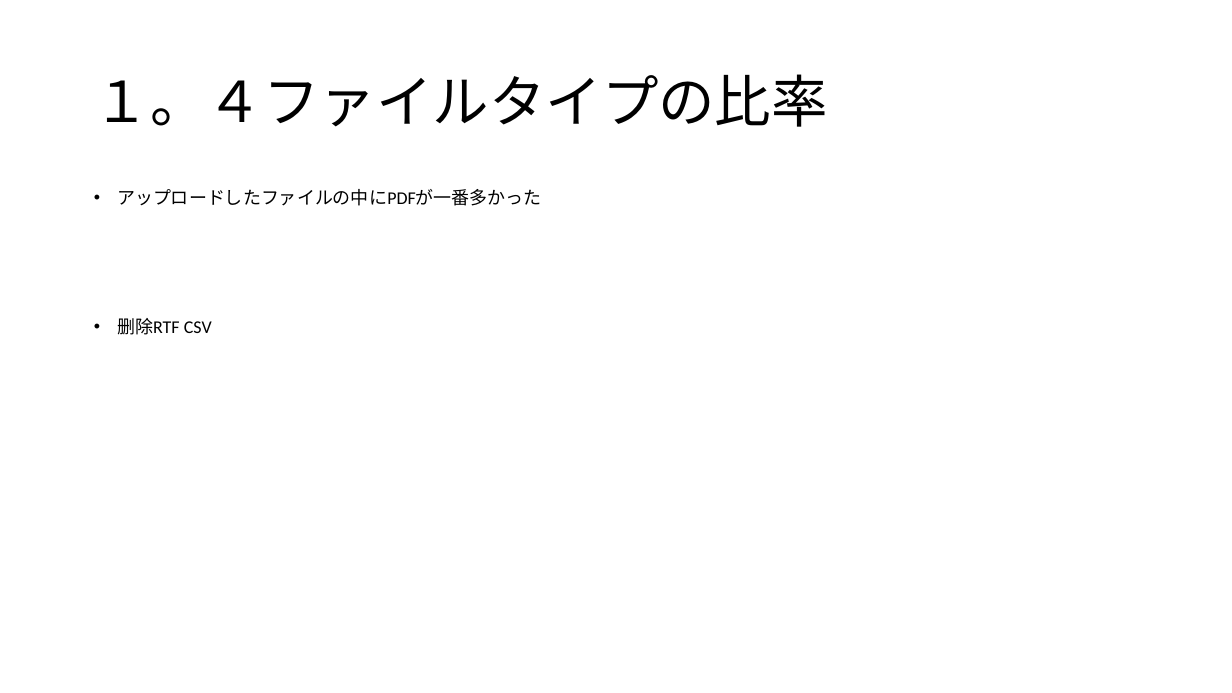
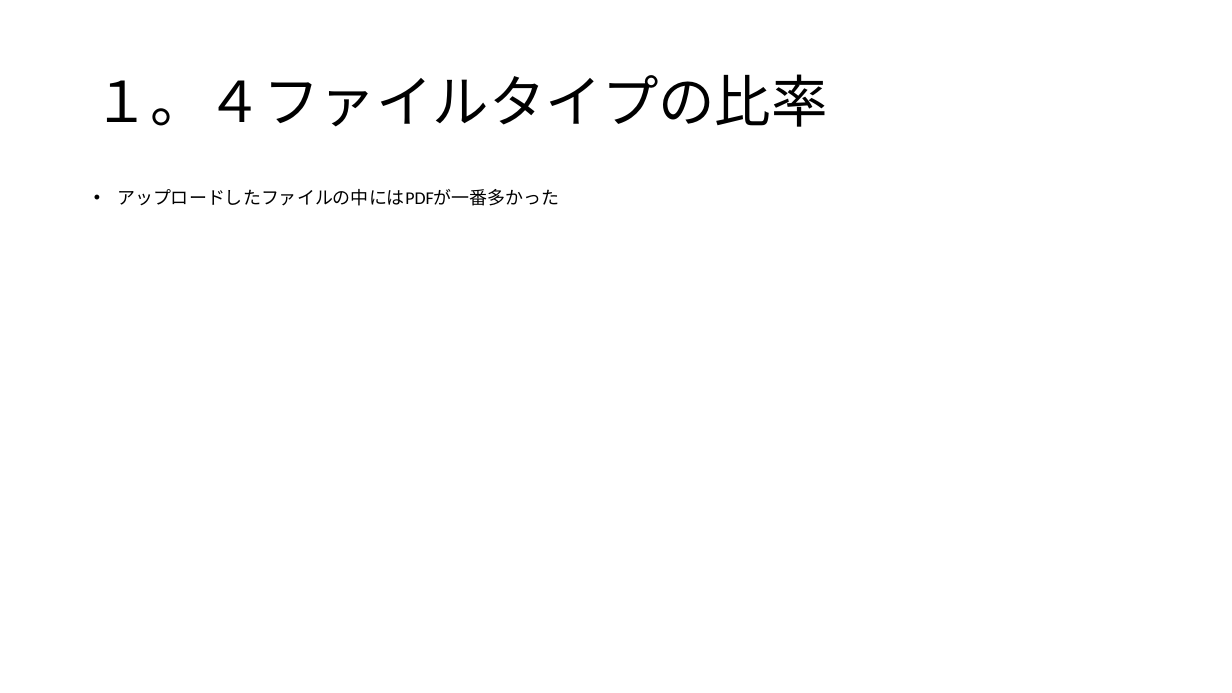
Before and after one commit to satiez/test, a slide deck: slide 8 of 報告.pptx (slide 6 before the commit). Drawn at 1232x693 pixels with LibreOffice and Linux fonts; fonts in the diff are those of the drawing. Boxes give left, top, right and bottom in pixels: in the first picture for what was removed or moved away, otherwise in the second. Text is boxed around its words. In the diff, an @@ line names an element or a change of style, - is before the commit and + after.

```diff
--- a/報告.pptx
+++ b/報告.pptx
@@ text at [117, 189, 560, 206]: text changed @@
-• アップロードしたファイルの中にPDFが一番多かった
-• 删除RTF CSV
+• アップロードしたファイルの中にはPDFが一番多かった
```
Also in this commit, not shown: 8 other slides changed, 3 slides added, 2 slides removed.
